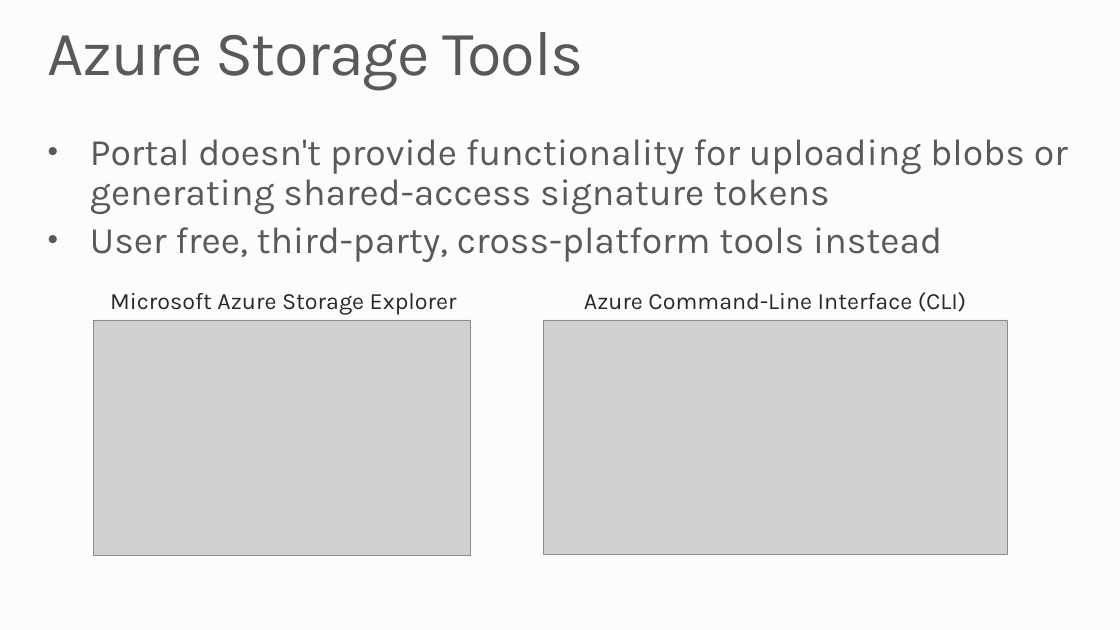
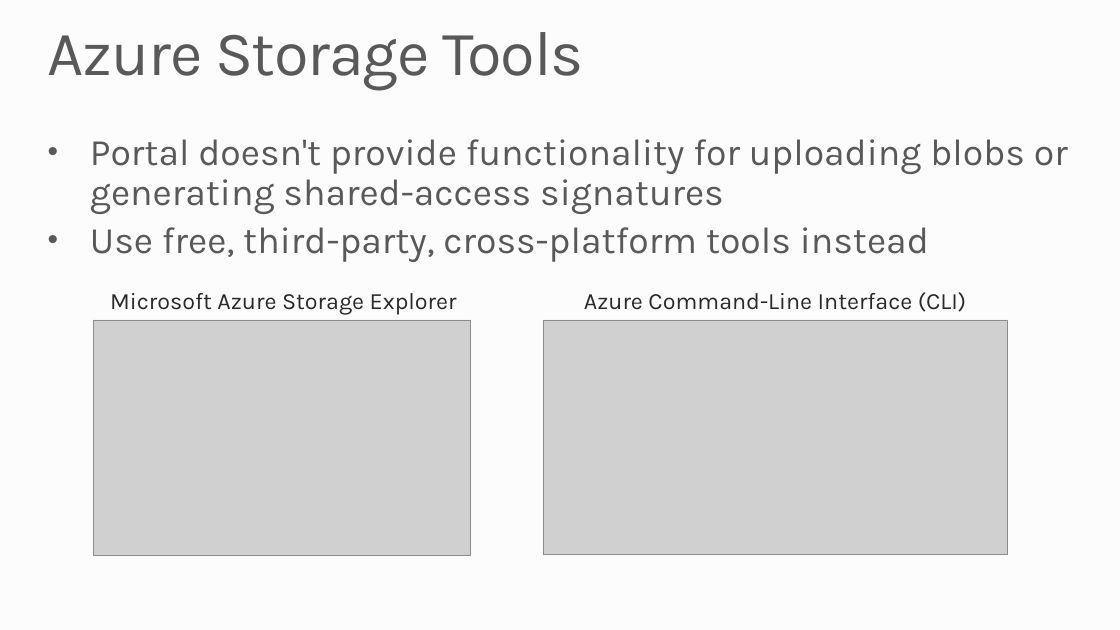
Before and after one commit to MSRConnections/Azure-training-course, a slide deck: slide 8 of Content/Storage/Azure Storage.pptx. Drawn at 1120x630 pixels with LibreOffice and Linux fonts; fonts in the diff are those of the drawing; grey boxes stand for pictures; background and template pictures are left out. Boxes give left, top, right and bottom in pixels: in the first picture for what was removed or moved away, otherwise in the second. Text is boxed around its words. In the diff, an @@ line names an element or a change of style, - is before the commit and + after.

```diff
--- a/Content/Storage/Azure Storage.pptx
+++ b/Content/Storage/Azure Storage.pptx
@@ text at (90,139,1068,262): text changed @@
-• Portal doesn't provide functionality for uploading blobs or generating shared-access signature tokens
-• User free, third-party, cross-platform tools instead
+• Portal doesn't provide functionality for uploading blobs or generating shared-access signatures
+• Use free, third-party, cross-platform tools instead
```
Also in this commit, not shown: 1 other slide changed, 4 other files.
